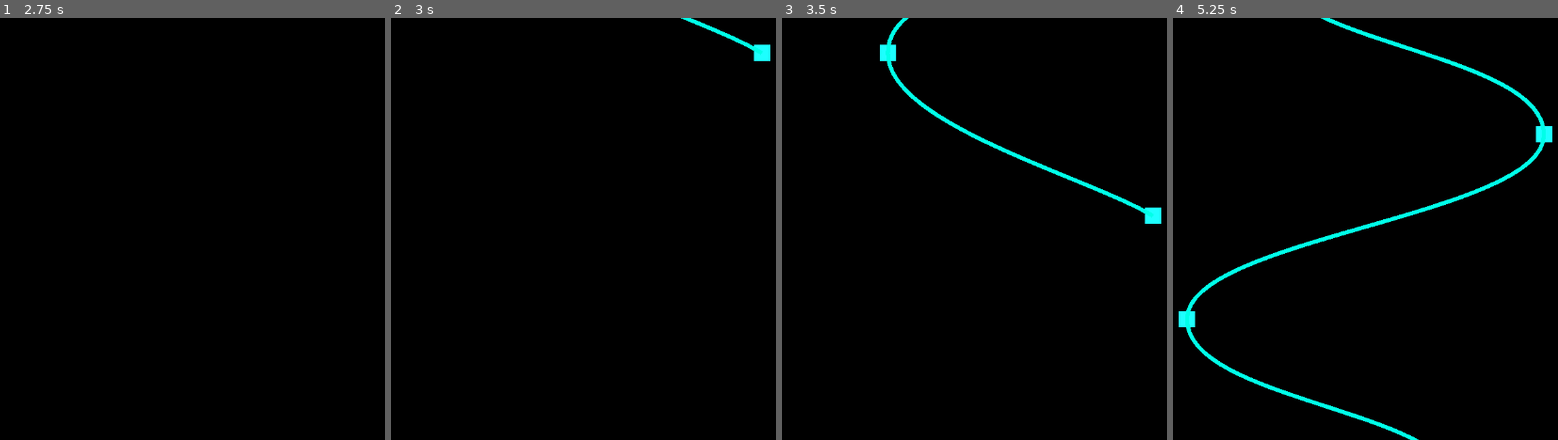
Above: before the commit, frames 1-4 (left to right).
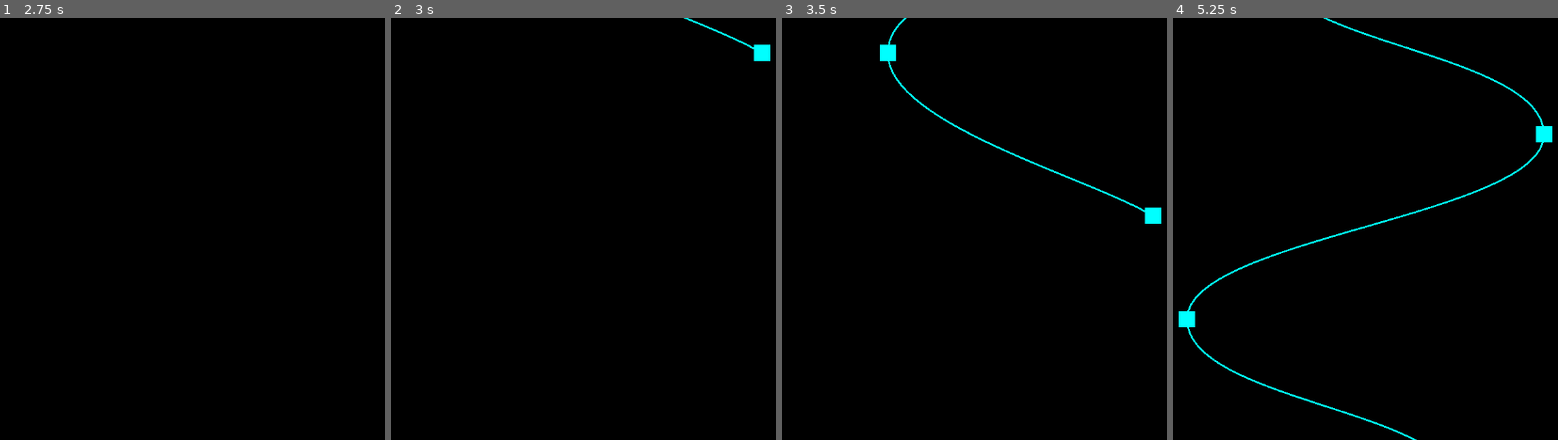
Above: after the commit, the same moments.

Repository: syfishing/heartshift-demo
Game: Godot game, scene res://Prefabs/Scenes/Demo.tscn
The game is run twice, just before and just after one commit, with the same random seed, the same clock (stepped at 60 frames per second) and the same inputs.
Inputs:
- Up to frame 1 (2.75 s): tap Enter at 0.5, 2 s; tap Space at 1.25 s
- Up to frame 2 (3 s): tap Space at 2.75 s
- Up to frame 3 (3.5 s): no input
- Up to frame 4 (5.25 s): no input

Frame 1 is identical in both runs. In frame 2, 0.3% of the frame differs, in the area x 75-99%, y 0-11%; in frame 3, 1.0%; in frame 4, 2.2%, in the area x 1-99%, y 0-100%.

Commit message:
Add README.md with project checklist

Diff:
--- a/Prefabs/Scenes/Demo.tscn
+++ b/Prefabs/Scenes/Demo.tscn
@@ -8,7 +8,8 @@
 [sub_resource type="Environment" id="Environment_cqqlt"]
 background_mode = 3
 glow_enabled = true
-glow_strength = 2.0
+glow_strength = 1.5
+glow_bloom = 0.1
 
 [node name="Node2D" type="Node2D" unique_id=253205913]
 
@@ -31,8 +32,8 @@
 texture = SubResource("CanvasTexture_64soo")
 
 [node name="Line2D" type="Line2D" parent="PointSpawner" unique_id=1209914502]
-width = 6.185
-default_color = Color(0, 1, 0.9166665, 1)
+width = 2.705
+default_color = Color(0, 1, 0.98333335, 1)
 
 [node name="WorldEnvironment" type="WorldEnvironment" parent="." unique_id=1610253589]
 environment = SubResource("Environment_cqqlt")
--- a/Prefabs/Wave/point.tscn
+++ b/Prefabs/Wave/point.tscn
@@ -16,7 +16,6 @@
 texture = SubResource("CanvasTexture_5cbcl")
 
 [node name="Sprite2D" type="Sprite2D" parent="." unique_id=1661556869]
-self_modulate = Color(0.12156863, 1, 1, 1)
-z_index = -5
+self_modulate = Color(0, 18.892157, 17.99419, 1)
 scale = Vector2(25, 25)
 texture = SubResource("CanvasTexture_5cbcl")
Not shown, changed: README.md
